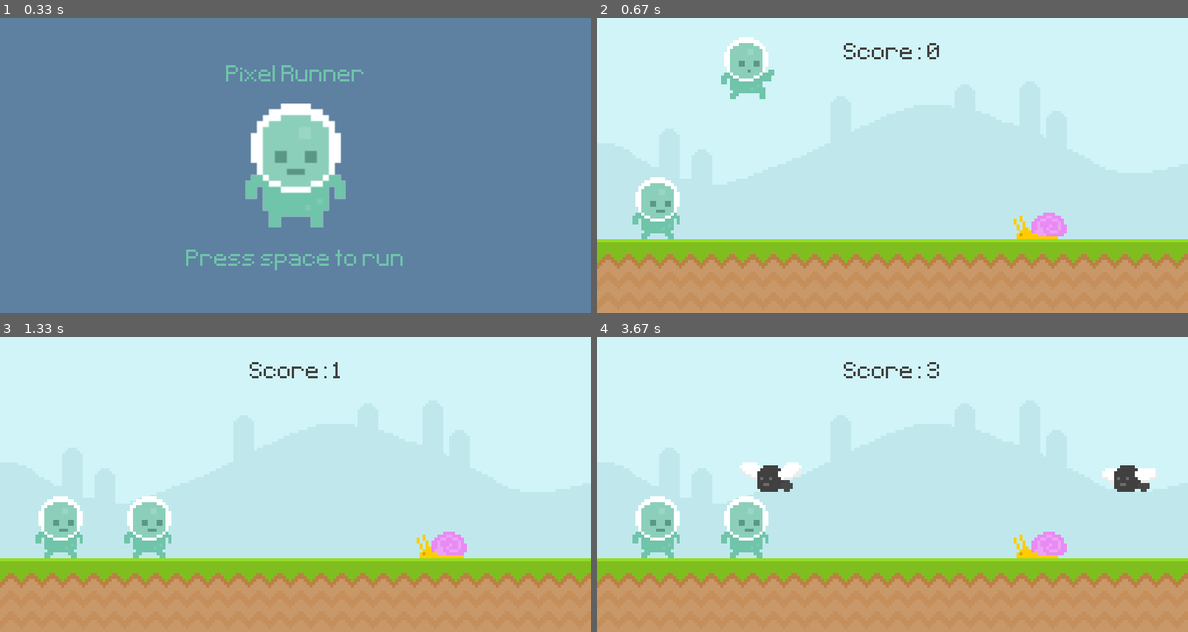
Above: before the commit, frames 1-4 (two rows, left to right).
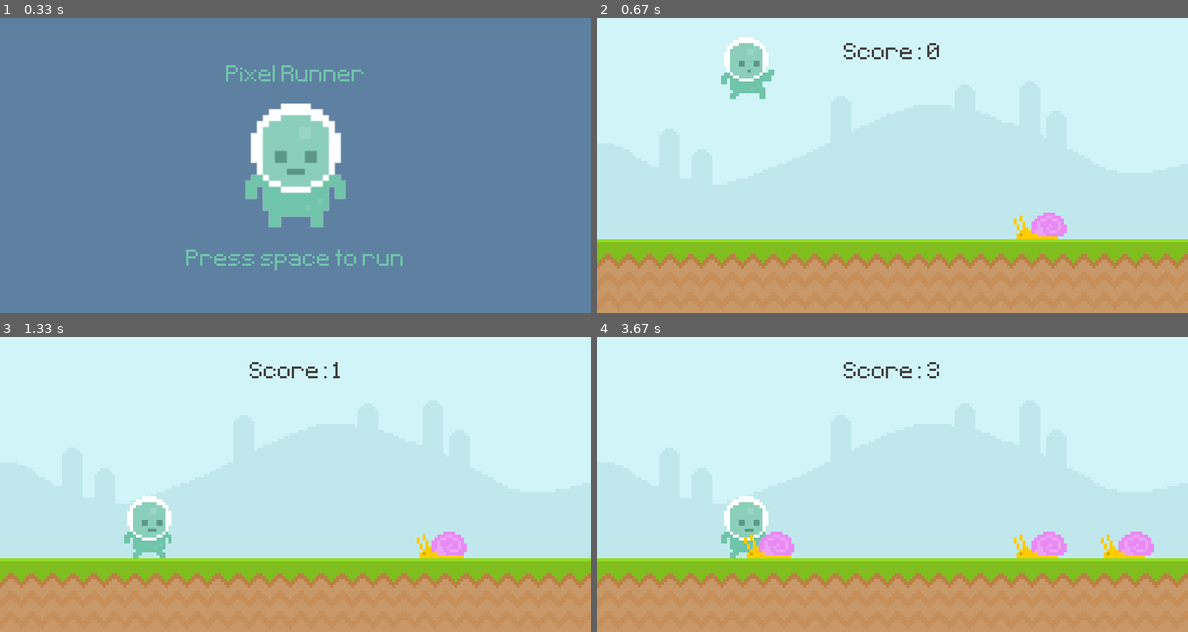
Above: after the commit, the same moments.

Repository: kevimconnelly/Pygame-Runner
Game: pygame game, started from main.py
The game is run twice, just before and just after one commit, with the same random seed, the same clock (stepped at 60 frames per second) and the same inputs.
Inputs:
- Up to frame 1 (0.33 s): no input
- Up to frame 2 (0.67 s): tap Space at 0.33 s
- Up to frame 3 (1.33 s): no input
- Up to frame 4 (3.67 s): tap Space at 2.17, 2.57, 2.87, 3.4 s

Frame 1 is identical in both runs. In frame 2, 1.3% of the frame differs, in the area x 6-14%, y 54-75%; in frame 3, 1.3%; in frame 4, 3.7%, in the area x 6-95%, y 42-75%.

Commit message:
remove old player character

Diff:
--- a/main.py
+++ b/main.py
@@ -2,7 +2,7 @@
 import pygame
 import random
 from sys import exit
-from random import randint
+from random import randint, choice
 
 
 class Player(pygame.sprite.Sprite):
@@ -228,7 +228,7 @@
 
         if game_active:
             if event.type == obstacle_timer and game_active:
-                obstacle_group.add(Obstacle('fly'))
+                obstacle_group.add(Obstacle(choice(['fly', 'snail', 'snail'])))
                 # if randint(0, 2):
                 # obstacle_rect_list.append(
                 # snail_surface.get_rect(bottomright=(randint(900, 1000), 300)))
@@ -264,12 +264,12 @@
         screen.blit(snail_surface, snail_rect)
 
         # Player
-        player_gravity += 1
-        player_rect.y += player_gravity
-        if player_rect.bottom >= 300:
-            player_rect.bottom = 300
-        player_animation()
-        screen.blit(player_surf, player_rect)
+        #player_gravity += 1
+        #player_rect.y += player_gravity
+        # if player_rect.bottom >= 300:
+        #player_rect.bottom = 300
+        # player_animation()
+        #screen.blit(player_surf, player_rect)
         player.draw(screen)
         player.update()
 
